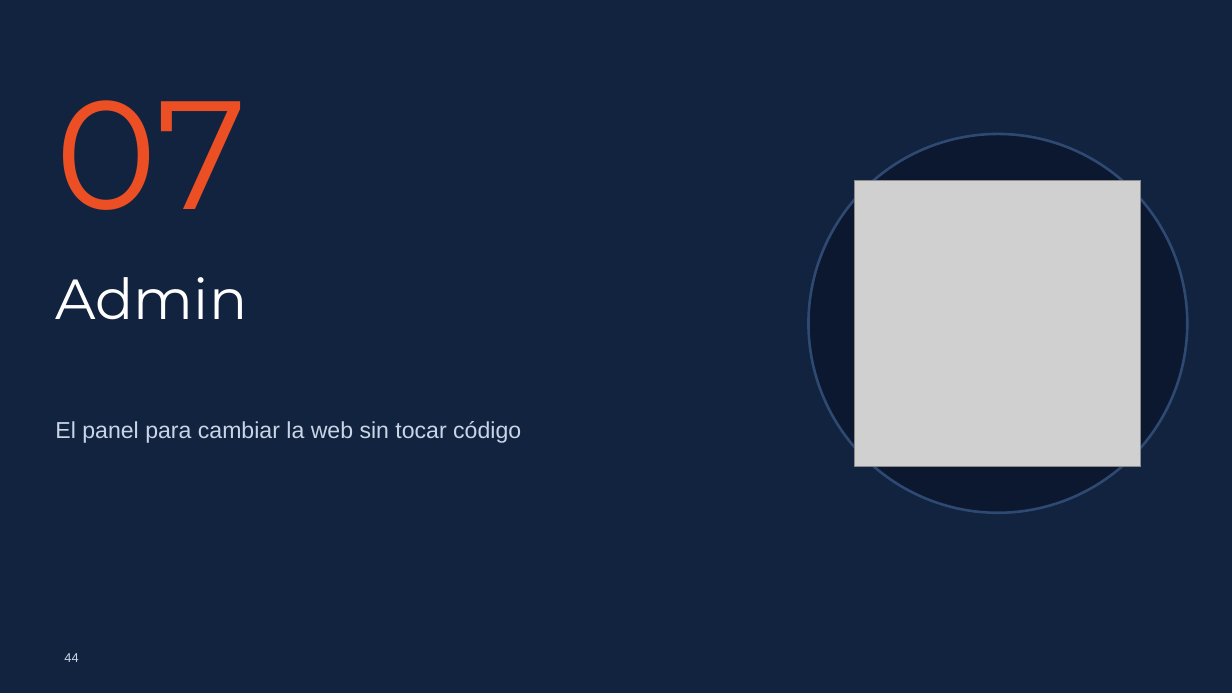
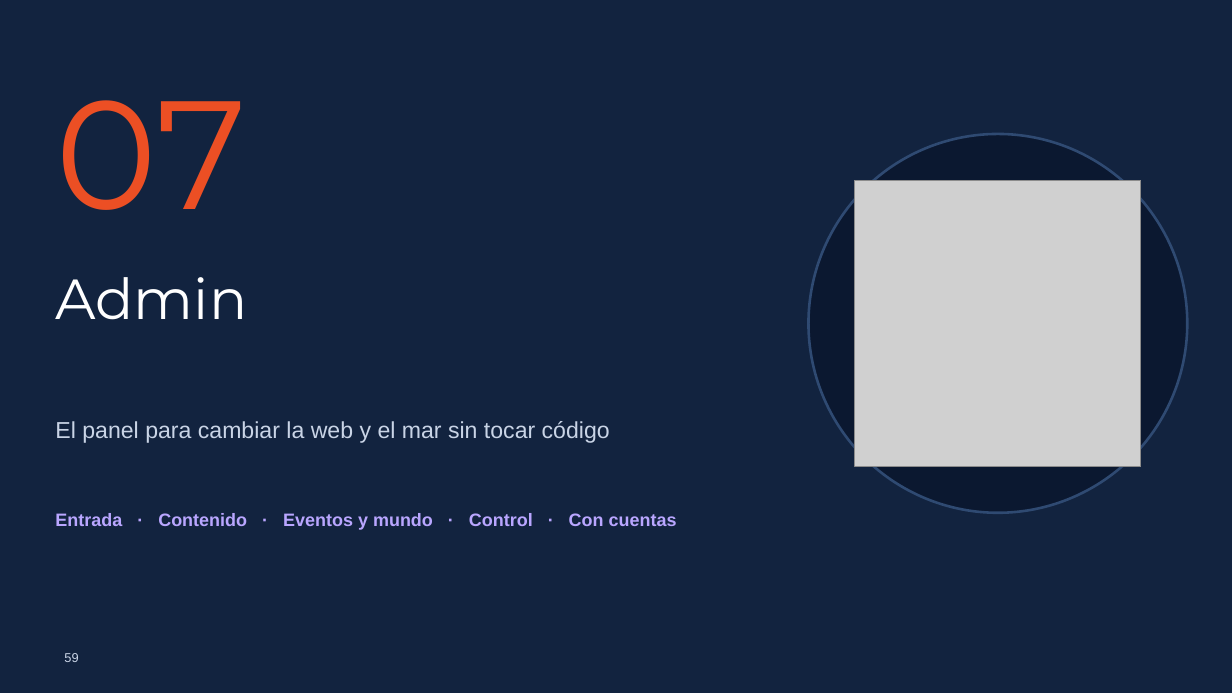
Before and after one commit to picodepato/boia-planet-web, a slide deck: slide 59 of docs/presentacion/boia-planet.pptx (slide 44 before the commit). Drawn at 1232x693 pixels with LibreOffice and Linux fonts; fonts in the diff are those of the drawing; grey boxes stand for pictures; background and template pictures are left out. Boxes give left, top, right and bottom in pixels: in the first picture for what was removed or moved away, otherwise in the second. Text is boxed around its words. In the diff, an @@ line names an element or a change of style, - is before the commit and + after.

```diff
--- a/docs/presentacion/boia-planet.pptx
+++ b/docs/presentacion/boia-planet.pptx
@@ text at box(55, 421, 610, 443): text changed @@
-El panel para cambiar la web sin tocar código
+El panel para cambiar la web y el mar sin tocar código
@@ text added at box(55, 513, 677, 530), 14 pt, text #B9A6FF, bold @@
+Entrada · Contenido · Eventos y mundo · Control · Con cuentas
@@ page number at box(64, 653, 78, 662): text changed @@
-44
+59
```
Also in this commit, not shown: 3 other slides changed, 30 slides added, 3 slides removed, 9 other files.
